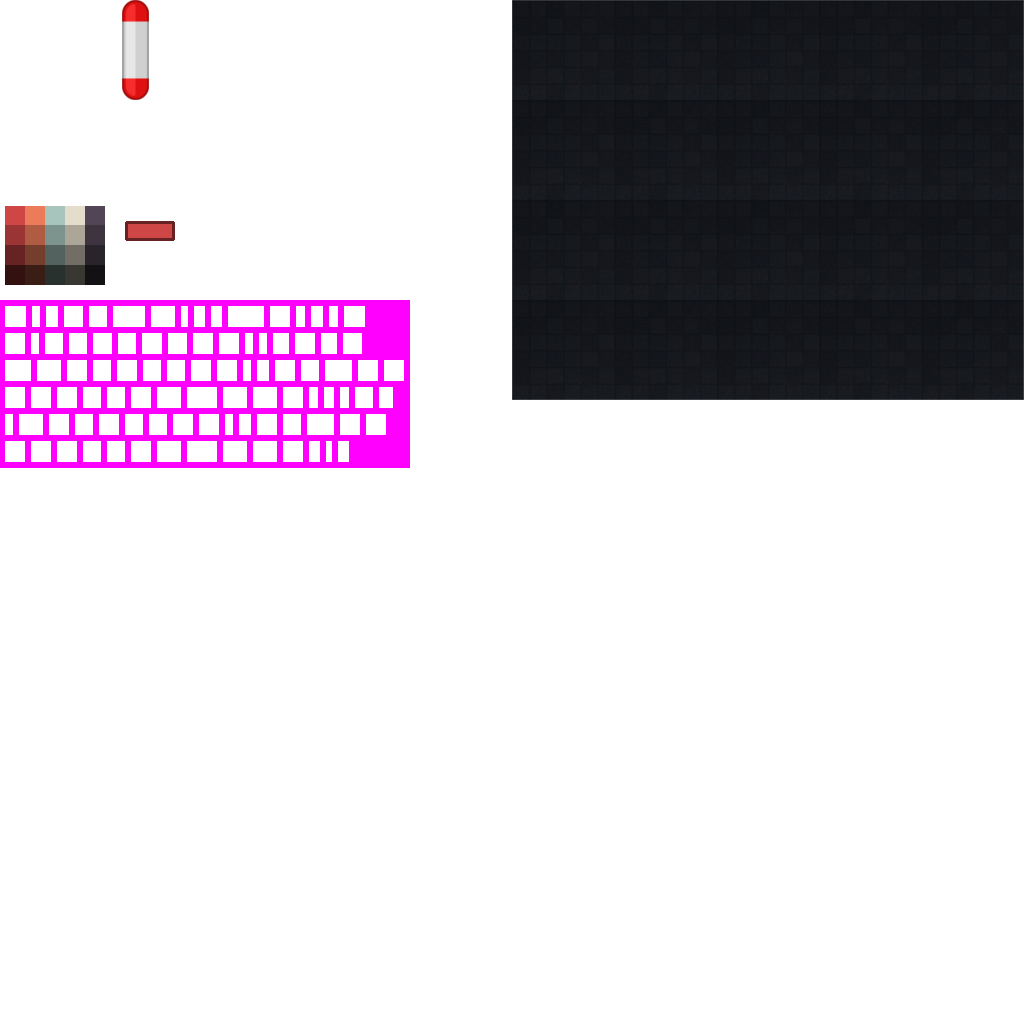
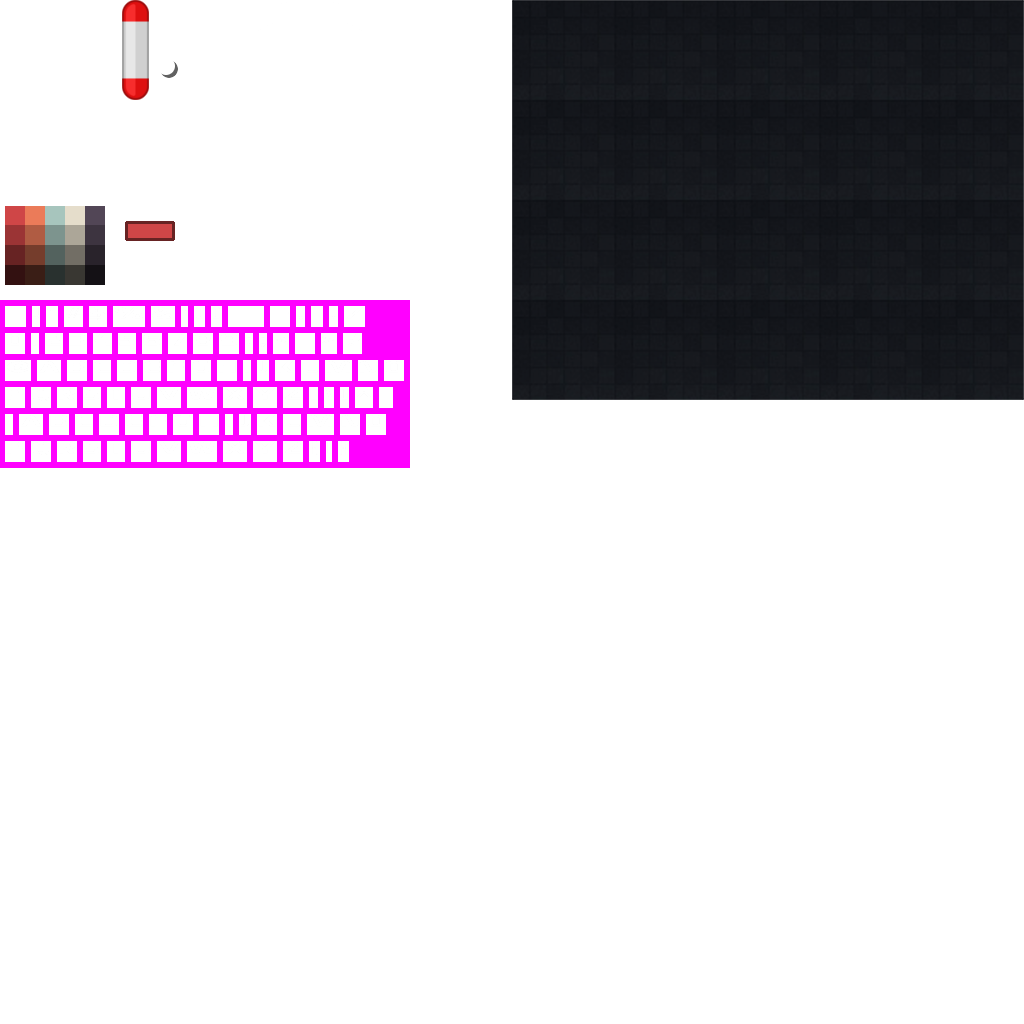
Before/after of a 1024x1024 layered artwork. What changed in the layer stack:
added layer "Ebene #1" (62%) above "Ebene" over [161,61,178,78]
painted on "Ebene" over [161,61,178,78]
